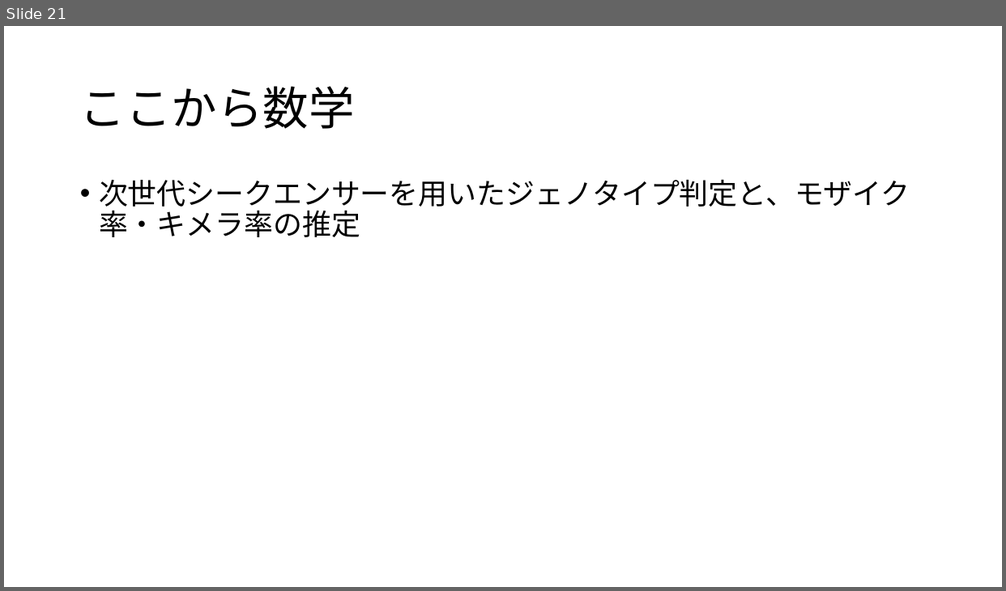
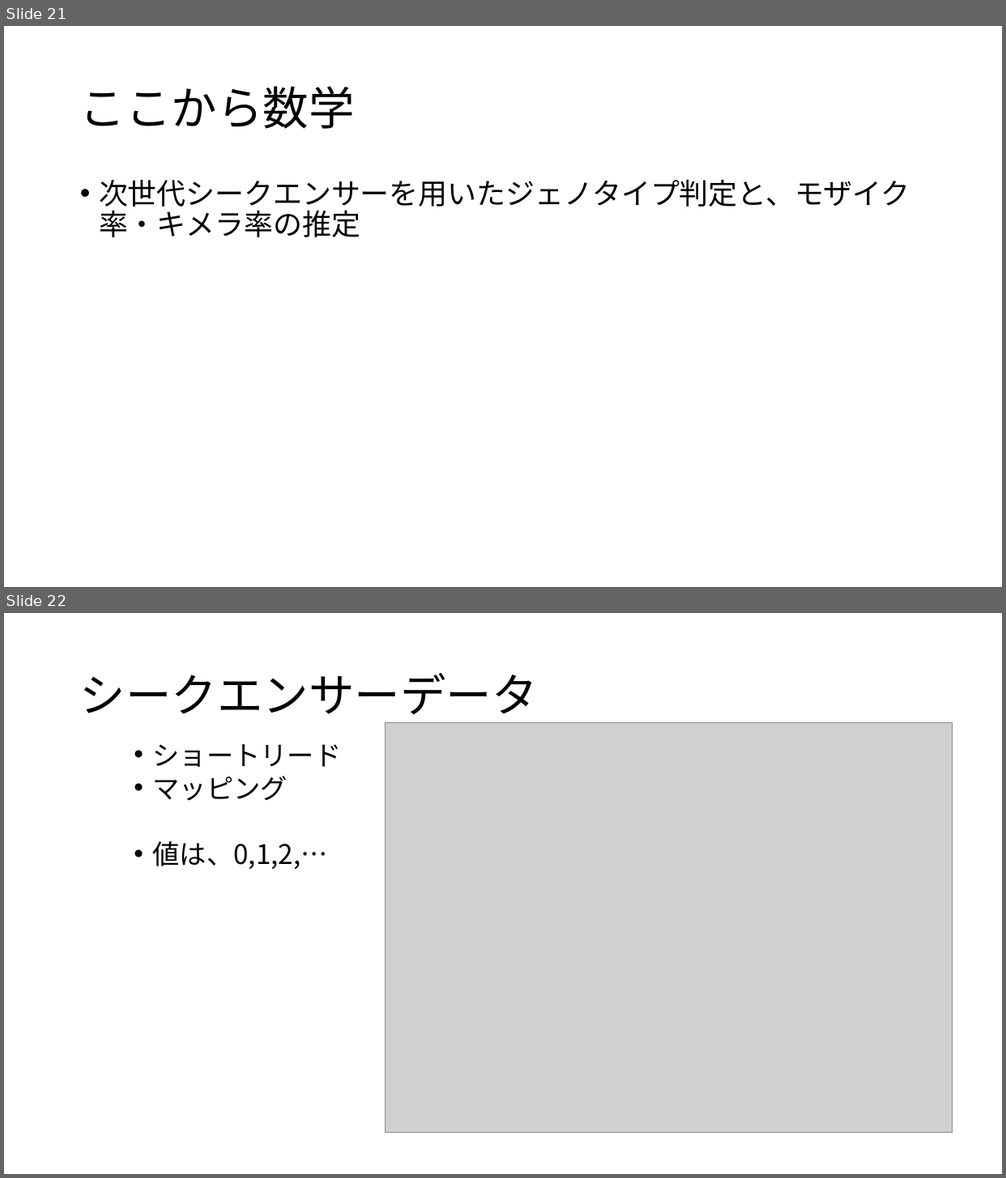
Before and after one commit to ryamada22/atom, a slide deck: Lectures2019/chimeraNGStyping2020Jan.pptx. Shown one above the other, each under a label of ours: slide 21 before the commit, slides 21 and 22 after it. The pictures are 1006x591 and 1006x1178 pixels, drawn with LibreOffice and Linux fonts; fonts in the diff are those of the drawing; grey boxes stand for pictures. Boxes give left, top, right and bottom in pixels: in the first picture for what was removed or moved away, otherwise in the second. Text is boxed around its words. In the diff, an @@ line names an element or a change of style, - is before the commit and + after.

```diff
--- a/Lectures2019/chimeraNGStyping2020Jan.pptx
+++ b/Lectures2019/chimeraNGStyping2020Jan.pptx
@@ slide 22 added at [4, 613, 1002, 1174], background #FFFFFF @@
@@ title added at [80, 673, 538, 724], 44 pt, text #000000 @@
+シークエンサーデータ
@@ picture added at [385, 723, 953, 1133] @@
@@ text added at [153, 744, 342, 869], 25.9 pt, text #000000 @@
+• ショートリード
+• マッピング
+• 値は、0,1,2,…
```
Also in this commit, not shown: 9 other slides added.
